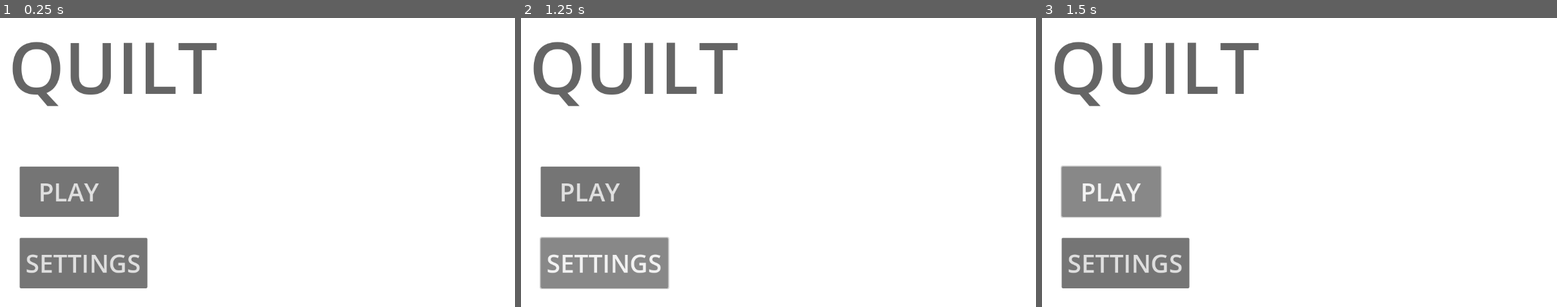
Above: before the commit, frames 1-3 (left to right).
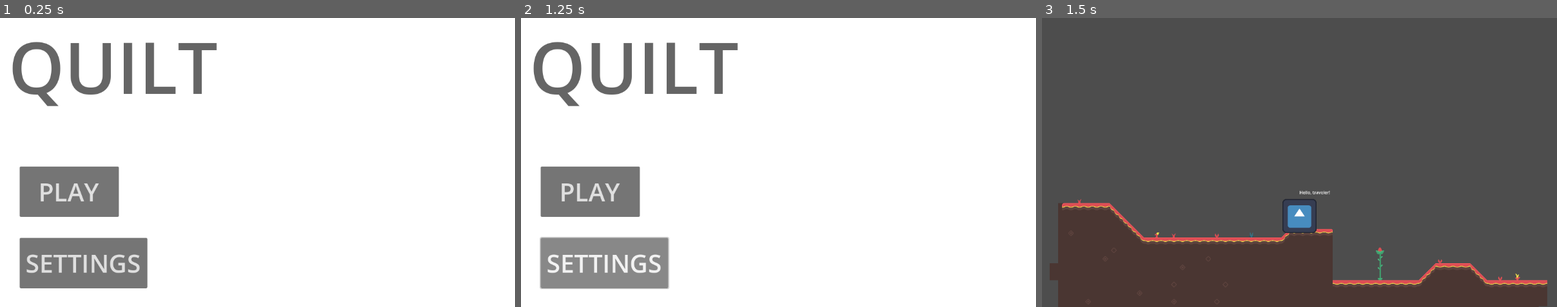
Above: after the commit, the same moments.

Repository: unsaltedkale/Quilt
Game: Godot game, scene res://main.tscn
The game is run twice, just before and just after one commit, with the same random seed, the same clock (stepped at 60 frames per second) and the same inputs. The engine's default icon, where the game draws it, is replaced by a stand-in: a white triangle on a blue panel in a dark square.
Inputs:
- Up to frame 1 (0.25 s): no input
- Up to frame 2 (1.25 s): click "SETTINGS" at 0.5 s
- Up to frame 3 (1.5 s): click "PLAY" at 1.25 s

Frames 1-2 are identical in both runs. In frame 3, 98% of the frame differs, in the area x 0-100%, y 0-100%.

Commit message:
Play Button Working

Diff:
--- a/ChangeColor.gd
+++ b/Andy's Path/ChangeColor.gd
@@ -8,3 +8,7 @@
 		$".".modulate = Color.WHITE
 	else:
 		$".".modulate = Color.RED
+
+
+func _on_play_pressed() -> void:
+	pass # Replace with function body.
--- /dev/null
+++ b/Andy's Path/PlayGame.gd
@@ -0,0 +1,8 @@
+extends Control
+
+func _ready() -> void:
+	pass
+
+
+func _on_play_pressed() -> void:
+	hide()
--- a/UI.tscn
+++ b/Andy's Path/UI.tscn
@@ -1,7 +1,8 @@
-[gd_scene load_steps=3 format=3 uid="uid://1iv87qysc1dl"]
+[gd_scene load_steps=4 format=3 uid="uid://1iv87qysc1dl"]
 
 [ext_resource type="Texture2D" uid="uid://dmcdml67v5cp1" path="res://icon.svg" id="1_wtcfe"]
-[ext_resource type="Script" uid="uid://sa0seeso6oef" path="res://ChangeColor.gd" id="2_3b2b5"]
+[ext_resource type="Script" uid="uid://sa0seeso6oef" path="res://Andy's Path/ChangeColor.gd" id="2_3b2b5"]
+[ext_resource type="Script" uid="uid://d41acgjxcgvk" path="res://Andy's Path/PlayGame.gd" id="3_hlvk0"]
 
 [node name="UI" type="Control"]
 layout_mode = 3
@@ -10,29 +11,6 @@
 anchor_bottom = 1.0
 grow_horizontal = 2
 grow_vertical = 2
-
-[node name="Background" type="ColorRect" parent="."]
-layout_mode = 0
-offset_right = 1152.0
-offset_bottom = 648.0
-
-[node name="Play" type="Button" parent="."]
-layout_mode = 0
-offset_left = 44.0
-offset_top = 333.0
-offset_right = 265.83002
-offset_bottom = 446.0
-theme_override_font_sizes/font_size = 56
-text = "PLAY"
-
-[node name="Settings" type="Button" parent="."]
-layout_mode = 0
-offset_left = 44.0
-offset_top = 493.0
-offset_right = 329.66003
-offset_bottom = 606.00006
-theme_override_font_sizes/font_size = 56
-text = "SETTINGS"
 
 [node name="Health" type="Sprite2D" parent="."]
 visible = false
@@ -72,7 +50,36 @@
 offset_right = 40.0
 offset_bottom = 40.0
 
-[node name="Title" type="Label" parent="."]
+[node name="Title Screen" type="Control" parent="."]
+anchors_preset = 0
+offset_right = 40.0
+offset_bottom = 40.0
+script = ExtResource("3_hlvk0")
+
+[node name="Background" type="ColorRect" parent="Title Screen"]
+layout_mode = 0
+offset_right = 1152.0
+offset_bottom = 648.0
+
+[node name="Play" type="Button" parent="Title Screen"]
+layout_mode = 0
+offset_left = 44.0
+offset_top = 333.0
+offset_right = 265.83002
+offset_bottom = 446.0
+theme_override_font_sizes/font_size = 56
+text = "PLAY"
+
+[node name="Settings" type="Button" parent="Title Screen"]
+layout_mode = 0
+offset_left = 44.0
+offset_top = 493.0
+offset_right = 329.66003
+offset_bottom = 606.00006
+theme_override_font_sizes/font_size = 56
+text = "SETTINGS"
+
+[node name="Title" type="Label" parent="Title Screen"]
 layout_mode = 0
 offset_left = 19.0
 offset_right = 487.0
@@ -80,3 +87,5 @@
 theme_override_colors/font_color = Color(0.39688927, 0.39688927, 0.39688924, 1)
 theme_override_font_sizes/font_size = 159
 text = "QUILT"
+
+[connection signal="pressed" from="Title Screen/Play" to="Title Screen" method="_on_play_pressed"]
--- a/main.tscn
+++ b/main.tscn
@@ -1,6 +1,6 @@
 [gd_scene load_steps=9 format=4 uid="uid://1225g3ggvek2"]
 
-[ext_resource type="PackedScene" uid="uid://1iv87qysc1dl" path="res://UI.tscn" id="1_ig7tw"]
+[ext_resource type="PackedScene" uid="uid://1iv87qysc1dl" path="res://Andy's Path/UI.tscn" id="1_ig7tw"]
 [ext_resource type="Texture2D" uid="uid://nycislmjusp8" path="res://Resources/tilesheet_complete.png" id="2_0xm2m"]
 [ext_resource type="Script" uid="uid://b55ntb0xce4gd" path="res://Salem WIPs/showDialog.gd" id="3_1bvp3"]
 [ext_resource type="Texture2D" uid="uid://dmcdml67v5cp1" path="res://icon.svg" id="3_h2yge"]
Renamed: ChangeColor.gd.uid -> Andy's Path/ChangeColor.gd.uid
Not shown, added: Andy's Path/PlayGame.gd.uid
